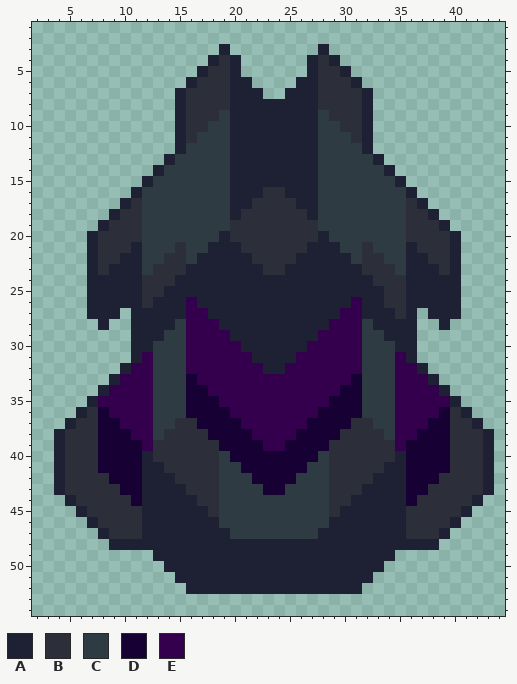
Sprite sheet -- sprites/units/quantum-large-artillery-outline.png. Above, as it was before the edit.
The file is 48x66 pixels. Shown: x 2..44, y 1..54.
Palette (. is transparent): A #1e2134  B #2c2e3a  C #2f3b42  D #170034  E #34004d
Pixels before, first column x 4:
 3 ...............A........A...............
 4 ..............ABA......ABA..............
 5 .............ABBA......ABBA.............
 6 ............ABBBAA....AABBBA............
 7 ...........ABBBBAAA..AAABBBBA...........
 8 ...........ABBBBAAAAAAAABBBBA...........
 9 ...........ABBBCAAAAAAAACBBBA...........
10 ...........ABBCCAAAAAAAACCBBA...........
11 ...........ABCCCAAAAAAAACCCBA...........
12 ...........ACCCCAAAAAAAACCCCA...........
13 ..........ACCCCCAAAAAAAACCCCCA..........
14 .........ACCCCCCAAAAAAAACCCCCCA.........
15 ........ACCCCCCCAAAAAAAACCCCCCCA........
16 .......ACCCCCCCCAAABBAAACCCCCCCCA.......
17 ......ABCCCCCCCCAABBBBAACCCCCCCCBA......
18 .....ABBCCCCCCCCABBBBBBACCCCCCCCBBA.....
19 ....ABBBCCCCCCCCBBBBBBBBCCCCCCCCBBBA....
20 ...ABBBBCCCCCCCABBBBBBBBACCCCCCCBBBBA...
21 ...ABBBACCCBCCAAABBBBBBAAACCBCCCABBBA...
22 ...ABBAACCBBCAAAAABBBBAAAAACBBCCAABBA...
23 ...ABAAACBBBAAAAAAABBAAAAAAABBBCAAABA...
24 ...AAAAABBBAAAAAAAAAAAAAAAAAABBBAAAAA...
25 ...AAAAABBAAAAAAAAAAAAAAAAAAAABBAAAAA...
26 ...AAAAABAAAEAAAAAAAAAAAAAAEAABBAAAAA...
27 ...AAA.AAAAAEEAAAAAAAAAAAAEEAAABA.AAA...
28 ....A..AAAACEEEAAAAAAAAAAEEECAAAA..A....
29 .......AAACCEEEEAAAAAAAAEEEECCAAA.......
30 .......AACCCEEEEEAAAAAAEEEEECCCAA.......
31 .......AECCCEEEEEEAAAAEEEEEECCCEA.......
32 ......AEECCCEEEEEEEAAEEEEEEECCCEEA......
33 .....AEEECCCDEEEEEEEEEEEEEEDCCCEEEA.....
34 ....AEEEECCCDDEEEEEEEEEEEEDDCCCEEEEA....
35 ...AEEEEECCCDDDEEEEEEEEEEDDDCCCEEEEEA...
36 ..ABDEEEECCCDDDDEEEEEEEEDDDDCCCEEEEDBA..
37 .ABBDDEEECCBBDDDDEEEEEEDDDDBBCCEEEDDBBA.
38 ABBBDDDEECBBBBDDDDEEEEDDDDBBBBCEEDDDBBBA
39 ABBBDDDDEBBBBBBDDDDEEDDDDBBBBBBEDDDDBBBA
40 ABBBDDDDABBBBBBCDDDDDDDDCBBBBBBADDDDBBBA
41 ABBBDDDDAABBBBBCCDDDDDDCCBBBBBAADDDDBBBA
42 ABBBBDDDAAABBBBCCCDDDDCCCBBBBAAADDDBBBBA
43 ABBBBBDDAAAABBBCCCCDDCCCCBBBAAAADDBBBBBA
44 .ABBBBBDAAAAABBCCCCCCCCCCBBAAAAADBBBBBA.
45 ..ABBBBBAAAAAABCCCCCCCCCCBAAAAAABBBBBA..
46 ...ABBBBAAAAAAACCCCCCCCCCAAAAAAABBBBA...
47 ....ABBBAAAAAAAACCCCCCCCAAAAAAAABBBA....
48 .....AAAAAAAAAAAAAAAAAAAAAAAAAAAAAA.....
49 .........AAAAAAAAAAAAAAAAAAAAAA.........
50 ..........AAAAAAAAAAAAAAAAAAAA..........
51 ...........AAAAAAAAAAAAAAAAAA...........
52 ............AAAAAAAAAAAAAAAA............
Now the later version:
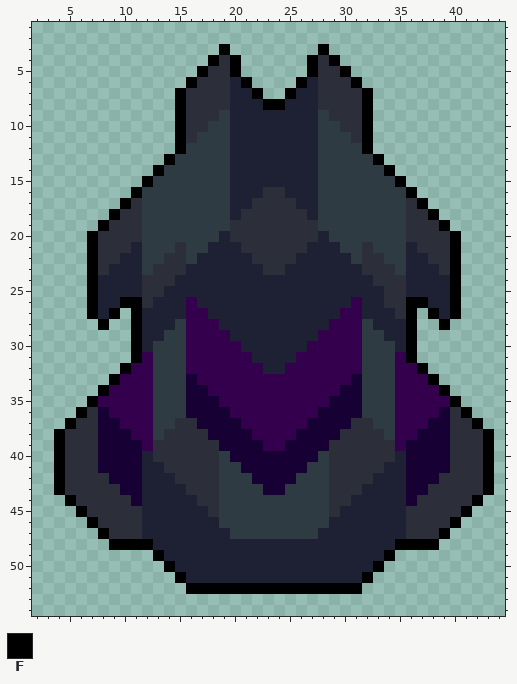
Colours new in this view: F #000000
Changes in this commit:
Changed rows in their new state; - is an unchanged pixel.
first column x 4:
 3 ---------------F--------F---------------
 4 --------------F-F------F-F--------------
 5 -------------F--F------F--F-------------
 6 ------------F----F----F----F------------
 7 -----------F------F--F------F-----------
 8 -----------F-------FF-------F-----------
 9 -----------F----------------F-----------
10 -----------F----------------F-----------
11 -----------F----------------F-----------
12 -----------F----------------F-----------
13 ----------F------------------F----------
14 ---------F--------------------F---------
15 --------F----------------------F--------
16 -------F------------------------F-------
17 ------F--------------------------F------
18 -----F----------------------------F-----
19 ----F------------------------------F----
20 ---F--------------------------------F---
21 ---F--------------------------------F---
22 ---F--------------------------------F---
23 ---F--------------------------------F---
24 ---F--------------------------------F---
25 ---F--------------------------------F---
26 ---F--FF------------------------FF--F---
27 ---F-F-F------------------------F-F-F---
28 ----F--F------------------------F--F----
29 -------F------------------------F-------
30 -------F------------------------F-------
31 -------F------------------------F-------
32 ------F--------------------------F------
33 -----F----------------------------F-----
34 ----F------------------------------F----
35 ---F--------------------------------F---
36 --F----------------------------------F--
37 -F------------------------------------F-
38 F--------------------------------------F
39 F--------------------------------------F
40 F--------------------------------------F
41 F--------------------------------------F
42 F--------------------------------------F
43 F--------------------------------------F
44 -F------------------------------------F-
45 --F----------------------------------F--
46 ---F--------------------------------F---
47 ----F------------------------------F----
48 -----FFFF----------------------FFFF-----
49 ---------F--------------------F---------
50 ----------F------------------F----------
51 -----------F----------------F-----------
52 ------------FFFFFFFFFFFFFFFF------------
Boxes around the changes in both pictures, in picture pixels (x1, y1, x2, y2):
changed: (54, 44, 494, 594)
